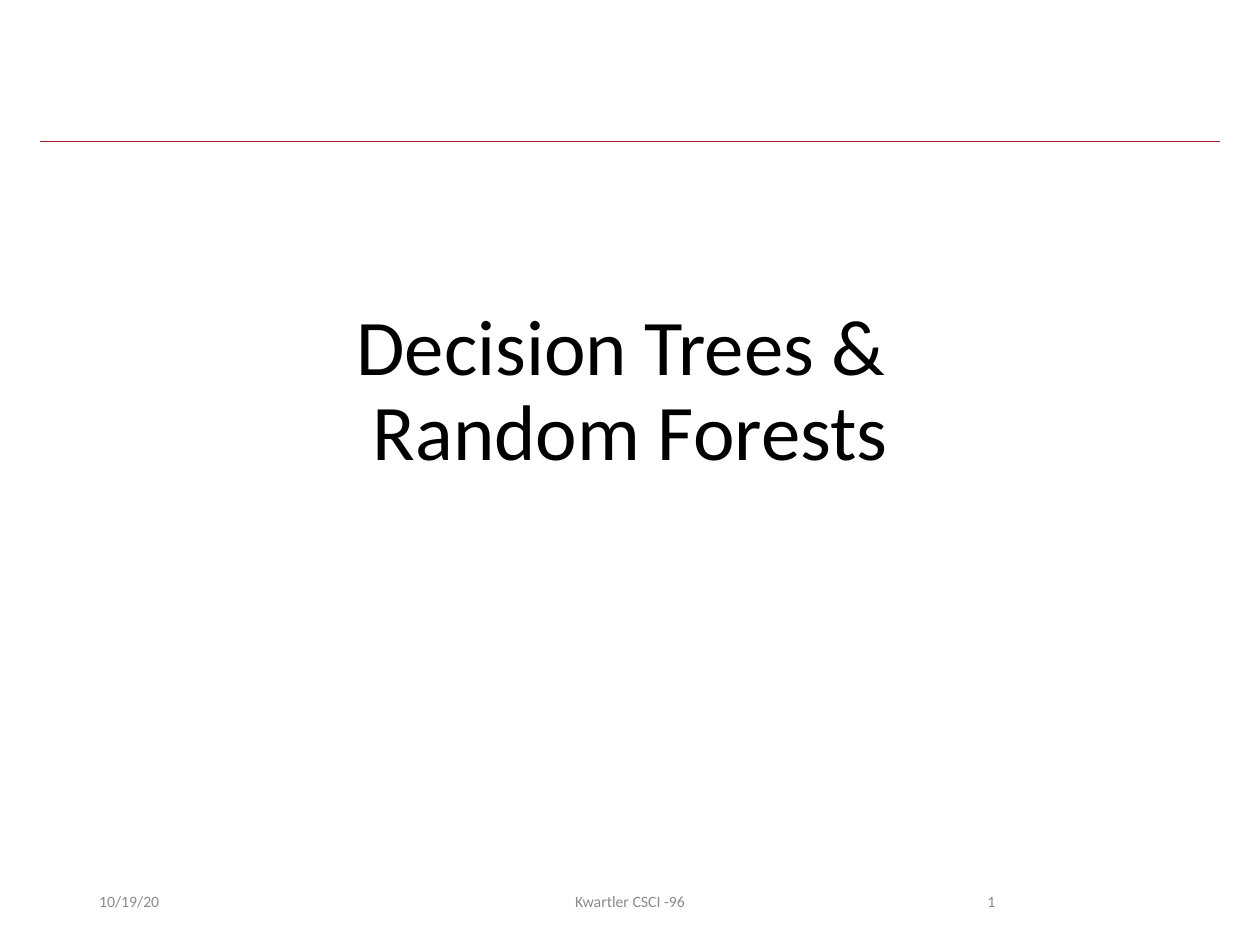
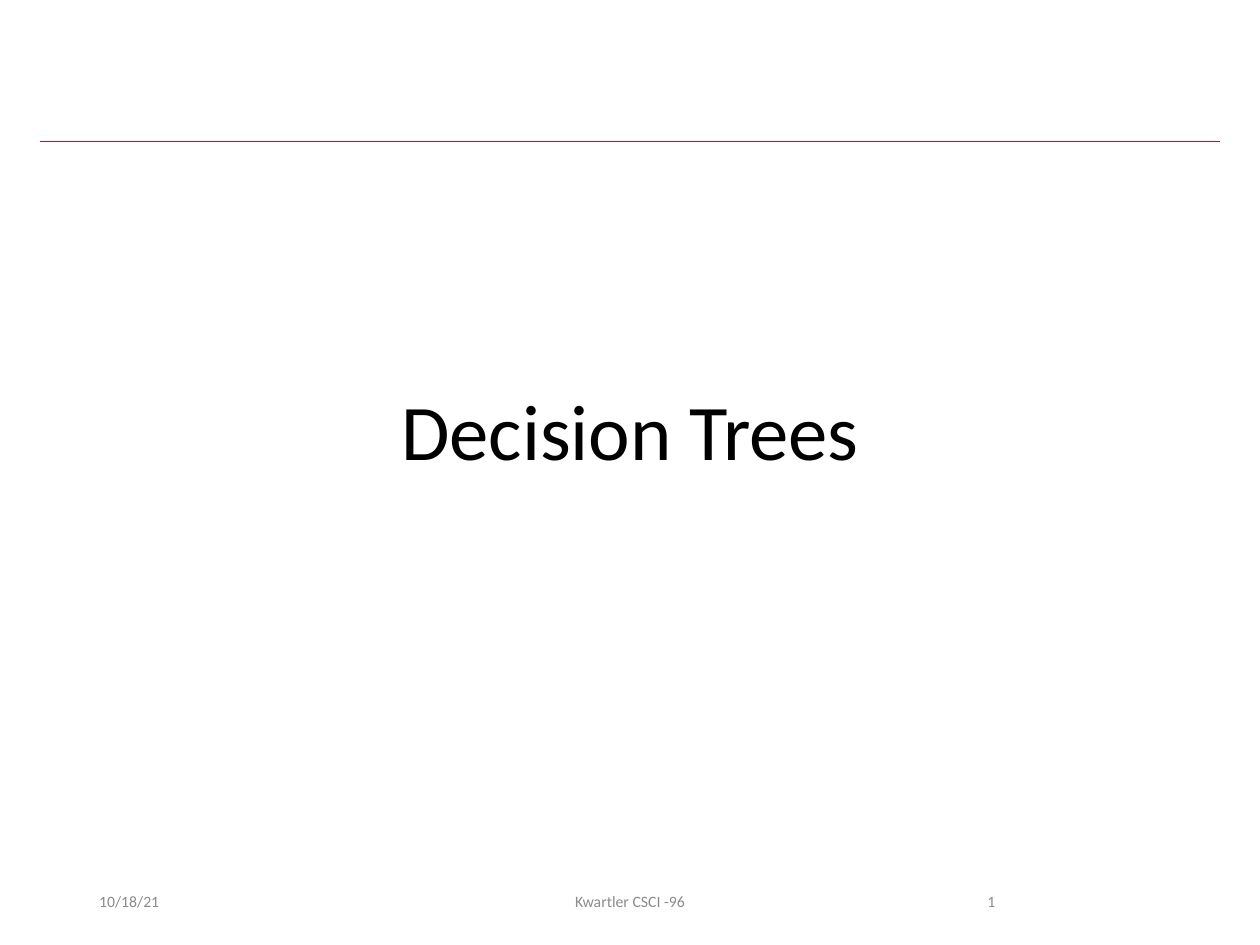
Before and after one commit to kwartler/Harvard_DataMining_Business_Student, a slide deck: slide 1 of Lessons/F_KNN_Decision_Tree/F_Decision Trees.pptx. Drawn at 1260x945 pixels with LibreOffice and Linux fonts; fonts in the diff are those of the drawing; background and template pictures are left out. Boxes give left, top, right and bottom in pixels: in the first picture for what was removed or moved away, otherwise in the second. Text is boxed around its words. In the diff, an @@ line names an element or a change of style, - is before the commit and + after.

```diff
--- a/Lessons/F_KNN_Decision_Tree/F_Decision Trees.pptx
+++ b/Lessons/F_KNN_Decision_Tree/F_Decision Trees.pptx
@@ title at (401, 406, 859, 461): text changed @@
-Decision Trees &
-Random Forests
+Decision Trees
@@ text at (99, 896, 159, 908): text changed @@
-10/19/20
+10/18/21
```
Also in this commit, not shown: 33 other slides changed, 6 other files.
